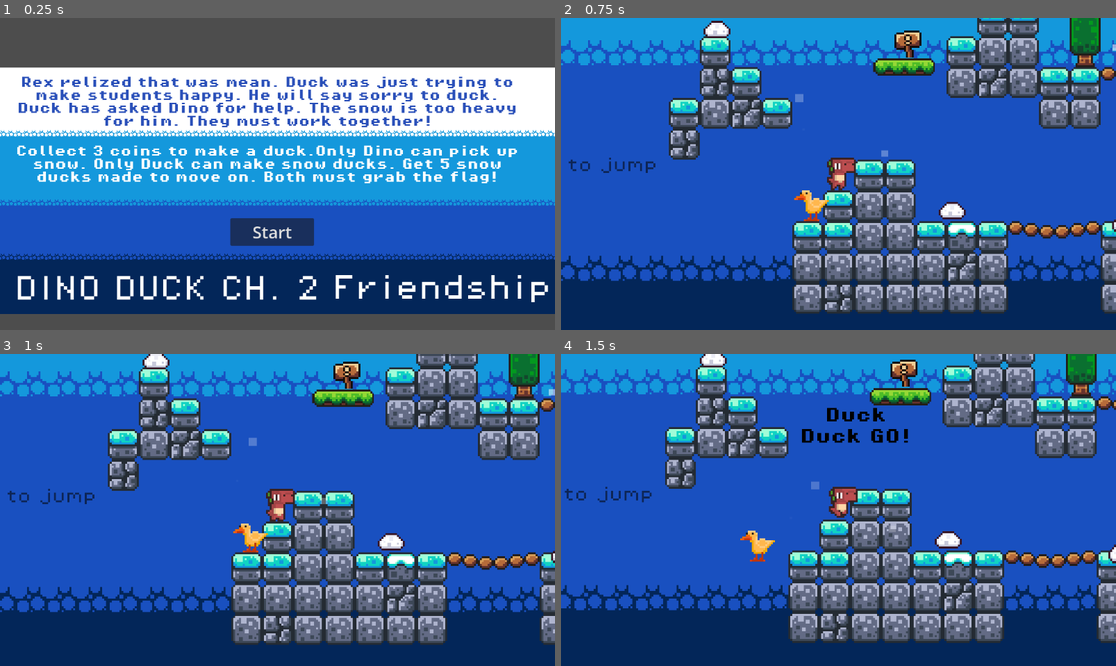
Above: before the commit, frames 1-4 (two rows, left to right).
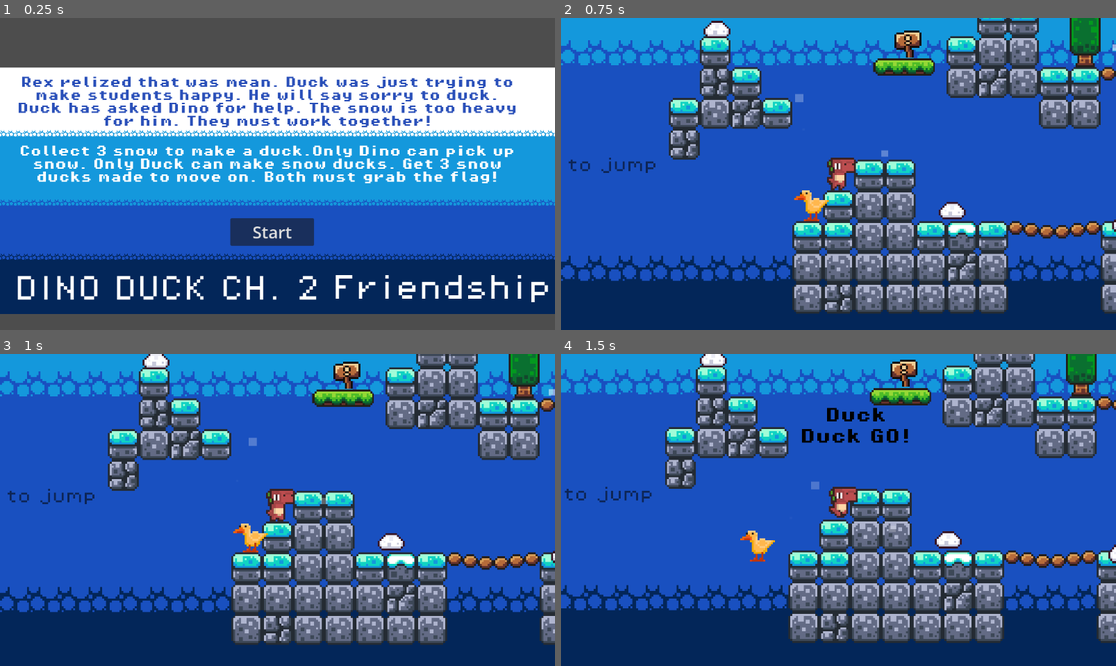
Above: after the commit, the same moments.

Repository: maham000/dino-and-duck
Game: Godot game, scene res://scenes/cutscene2.tscn
The game is run twice, just before and just after one commit, with the same random seed, the same clock (stepped at 60 frames per second) and the same inputs. This scene is started directly instead of the project's main scene.
Inputs:
- Up to frame 1 (0.25 s): no input
- Up to frame 2 (0.75 s): click "Start" at 0.5 s
- Up to frame 3 (1 s): no input
- Up to frame 4 (1.5 s): hold Right (move_right) from 1.28 s (still down); hold A (move_leftP2) from 1.28 s (still down)

The runs differ from the first frame. In frame 1, 2.2% of the frame differs, in the area x 3-94%, y 40-54%; in frame 2, nothing differs; in frame 3, nothing differs; in frame 4, nothing differs.

Commit message:
fixed typos

Diff:
--- a/scenes/cutscene1.tscn
+++ b/scenes/cutscene1.tscn
@@ -70,15 +70,15 @@
 text = "Jealousy"
 
 [node name="Label4" type="Label" parent="Labels"]
-offset_left = -188.0
-offset_top = -191.0
-offset_right = 892.0
-offset_bottom = -58.0
+offset_left = -224.0
+offset_top = -193.0
+offset_right = 917.0
+offset_bottom = -60.0
 theme_override_colors/font_color = Color(1, 1, 1, 1)
 theme_override_fonts/font = ExtResource("5_yklx5")
 theme_override_font_sizes/font_size = 26
-text = "Destroy 5 snow ducks to move to the next level.
-Find the flag once you have destroyed all 5!"
+text = "Destroy at least 5 snow ducks to move to the next level.
+Find the flag once you have destroyed 5!"
 horizontal_alignment = 1
 
 [node name="Music" parent="." instance=ExtResource("6_n4xwk")]
--- a/scenes/cutscene2.tscn
+++ b/scenes/cutscene2.tscn
@@ -26,7 +26,7 @@
 theme_override_colors/font_color = Color(1, 1, 1, 1)
 theme_override_fonts/font = ExtResource("3_5xsv6")
 theme_override_font_sizes/font_size = 23
-text = "Collect 3 coins to make a duck.Only Dino can pick up snow. Only Duck can make snow ducks. Get 5 snow ducks made to move on. Both must grab the flag!"
+text = "Collect 3 snow to make a duck.Only Dino can pick up snow. Only Duck can make snow ducks. Get 3 snow ducks made to move on. Both must grab the flag!"
 horizontal_alignment = 1
 autowrap_mode = 2
 
